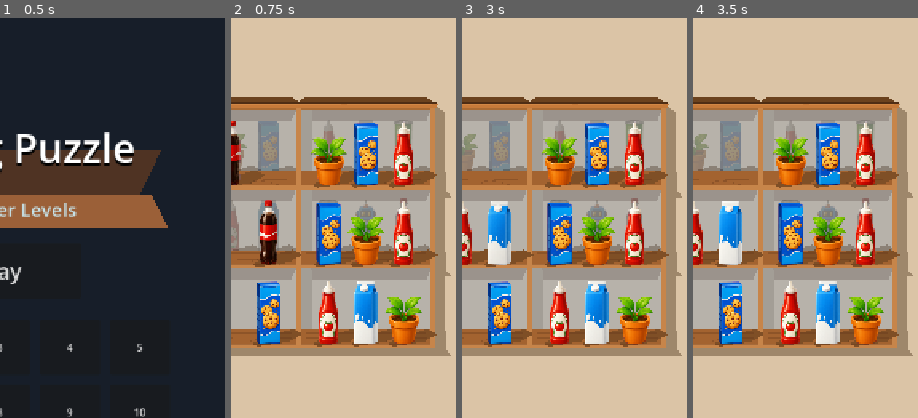
Above: before the commit, frames 1-4 (left to right).
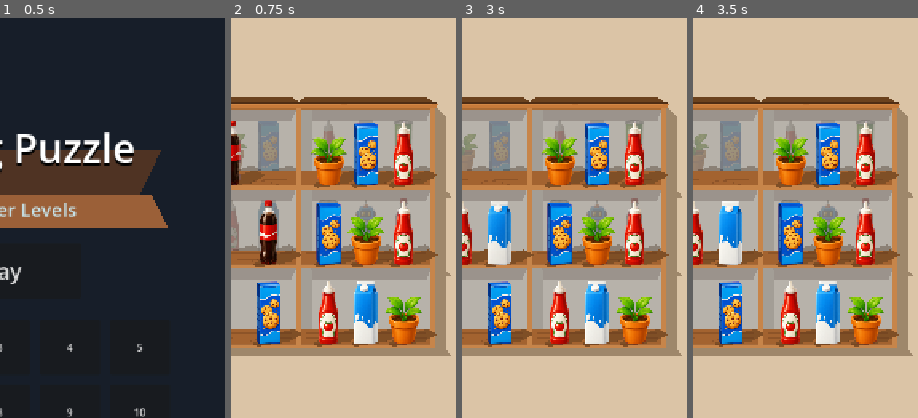
Above: after the commit, the same moments.

Repository: vladeque/sorting-puzzle
Game: Godot game, scene res://scenes/main_menu.tscn
The game is run twice, just before and just after one commit, with the same random seed, the same clock (stepped at 60 frames per second) and the same inputs.
Inputs:
- Up to frame 1 (0.5 s): no input
- Up to frame 2 (0.75 s): click "Play" at 0.5 s
- Up to frame 3 (3 s): click "II" at 1.25 s; click "Continue" at 2 s; click "3" at 2.75 s
- Up to frame 4 (3.5 s): no input
The pictures show only the part of the screen within x 50-100%, y 16-66%; the shares and areas given below are measured in that part.

Frame 1 is identical in both runs. In frame 2, 0.2% of the frame differs, in the area x 91-96%, y 22-79%; in frame 3, 0.2%; in frame 4, 0.2%.

Commit message:
Adjust shelf shadow polygon

Diff:
--- a/scenes/shelf.tscn
+++ b/scenes/shelf.tscn
@@ -9,9 +9,8 @@
 polygon = PackedVector2Array(-90.24036, 44.01355, 126.45907, 44.272057, 137.25061, 58.82427, -78.578064, 59.016922)
 
 [node name="RightColumnShadow" type="Polygon2D" parent="." unique_id=356530628]
-visible = false
 color = Color(0.62, 0.53, 0.42, 1)
-polygon = PackedVector2Array(111, -88, 126, -78, 128, 59, 112, 46)
+polygon = PackedVector2Array(111.81738, -87.18291, 128.0911, -71.91666, 128.16081, 54.794724, 112, 46)
 
 [node name="BackWall" type="Polygon2D" parent="." unique_id=251890705]
 z_index = 1
